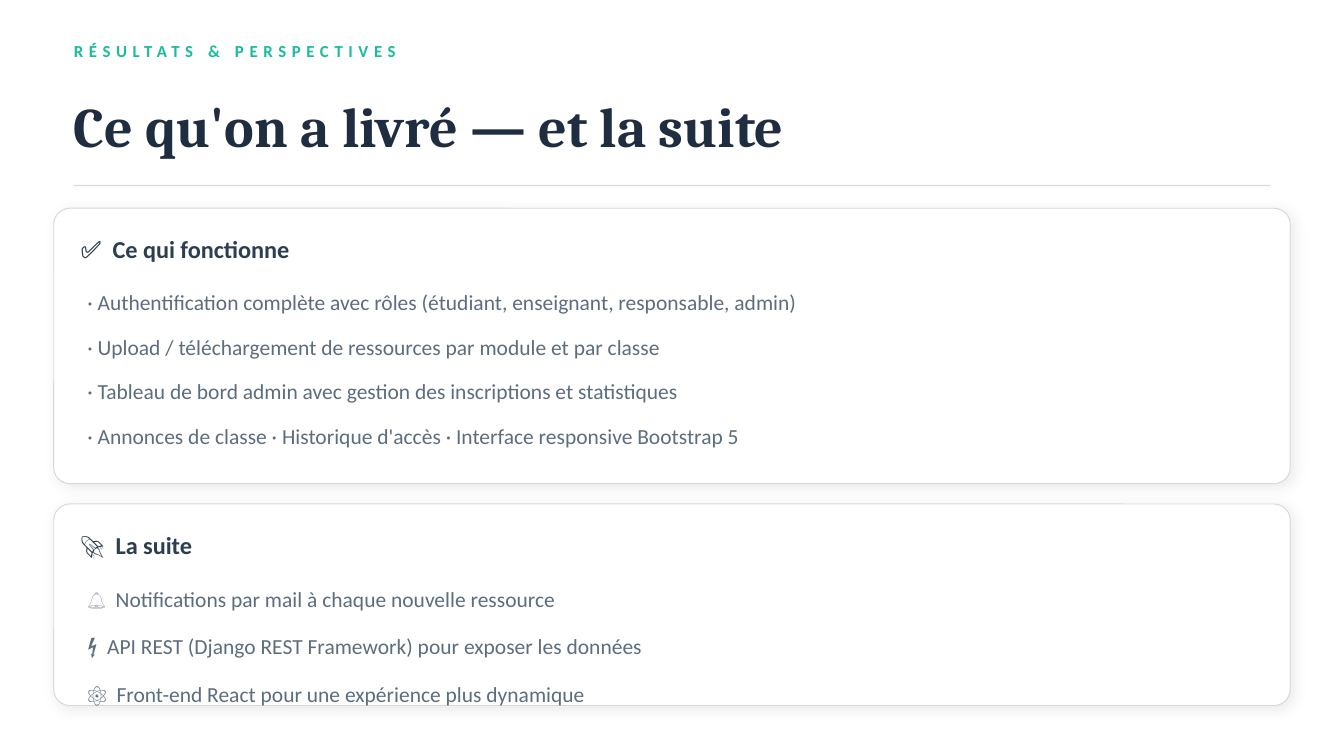
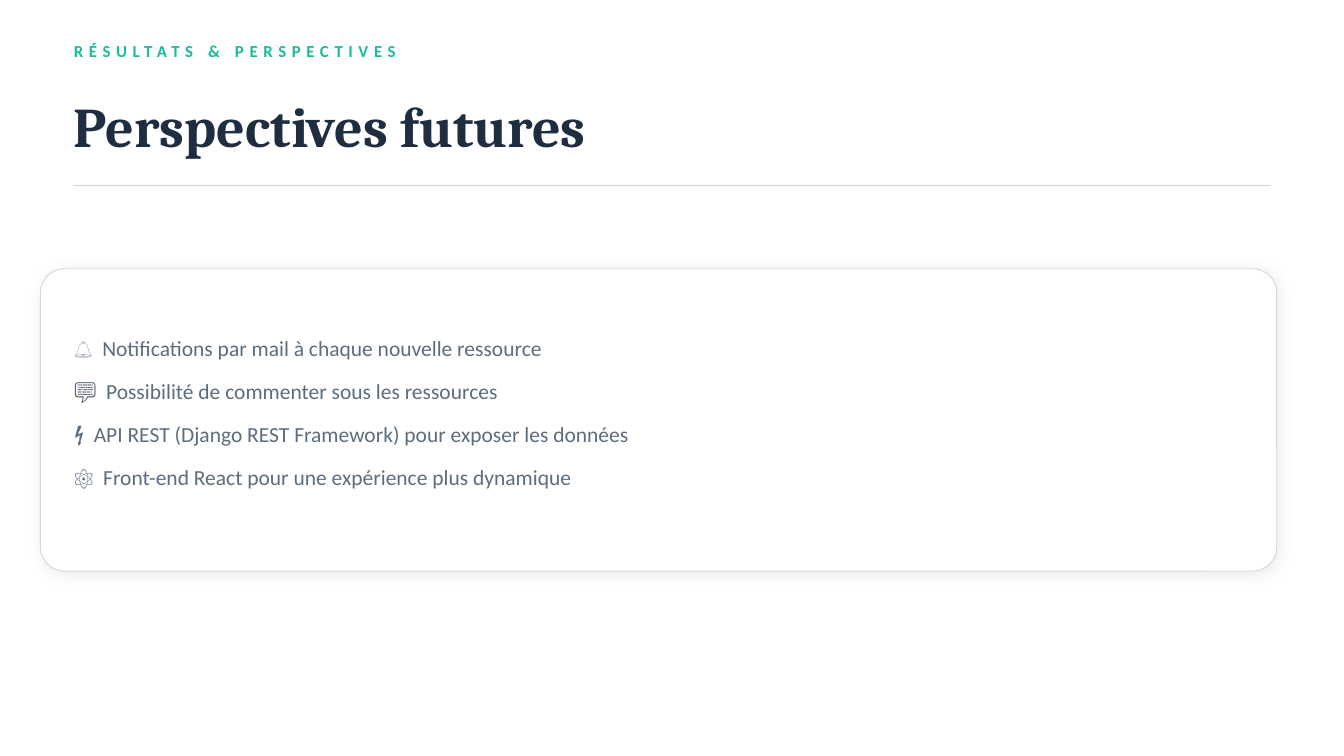
Before and after one commit to NoSeaBass/Django-Partage_Resources_Pedagogiques, a slide deck: slide 9 of documents/presentation/UniShare_Presentation.pptx. Drawn at 1344x756 pixels with LibreOffice and Linux fonts; fonts in the diff are those of the drawing. Boxes give left, top, right and bottom in pixels: in the first picture for what was removed or moved away, otherwise in the second. Text is boxed around its words. In the diff, an @@ line names an element or a change of style, - is before the commit and + after.

```diff
--- a/documents/presentation/UniShare_Presentation.pptx
+++ b/documents/presentation/UniShare_Presentation.pptx
@@ text at box(400, 107, 585, 148): text changed @@
-Ce qu'on a livré — et la suite
+Perspectives futures
@@ rounded rectangle: place and size @@
-rounded rectangle at box(54, 208, 1290, 484)
+rounded rectangle at box(40, 269, 1277, 571)
@@ rounded rectangle at box(40, 269, 1277, 571): proportions changed @@
@@ text removed at box(113, 241, 289, 262) @@
-✅ Ce qui fonctionne
@@ text removed at box(98, 294, 795, 314) @@
-· Authentification complète avec rôles (étudiant, enseignant, responsable, admin)
@@ text "🔔 Notifications par mail à ...": place and size @@
-text "🔔 Notifications par mail à ..." at box(116, 592, 555, 611)
+text "🔔 Notifications par mail à ..." at box(102, 341, 541, 360)
@@ text removed at box(98, 340, 660, 359) @@
-· Upload / téléchargement de ressources par module et par classe
@@ text removed at box(98, 384, 677, 403) @@
-· Tableau de bord admin avec gestion des inscriptions et statistiques
@@ text at box(106, 384, 498, 399): text changed @@
-· Annonces de classe · Historique d'accès · Interface responsive Bootstrap 5
+💬 Possibilité de commenter sous les ressources
@@ text "⚡ API REST (Django REST ...": place and size @@
-text "⚡ API REST (Django REST ..." at box(107, 638, 642, 658)
+text "⚡ API REST (Django REST ..." at box(94, 426, 628, 446)
@@ text "⚛️ Front-end React pour une ...": place and size @@
-text "⚛️ Front-end React pour une ..." at box(117, 687, 584, 706)
+text "⚛️ Front-end React pour une ..." at box(103, 470, 571, 489)
@@ rounded rectangle removed at box(54, 504, 1290, 706) @@
@@ text removed at box(116, 537, 192, 554) @@
-🚀 La suite
```
Also in this commit, not shown: 1 other slide changed, 1 slide added, 2 slides removed, 12 other files.
